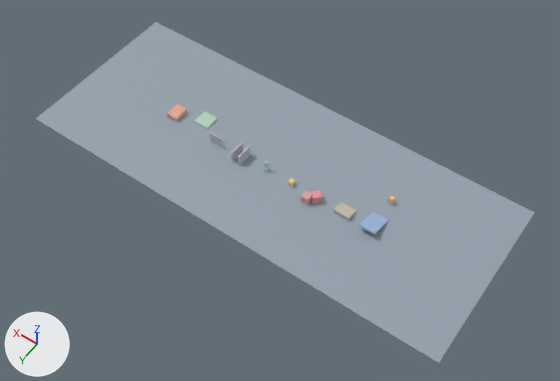
Before and after pictures for a commit that changed the Blender file examples/demo_physics/物理测试场.blend.
Camera for both pictures: a 50 mm lens placed at (-40.5, 93.1, 137.5), pointed at (23.7, 3.3, -3.6). The lights are fixed; the arrows at lower left show +X, +Y and +Z. The picture after the commit comes second.

In view in the first picture: '地面' and 12 more.
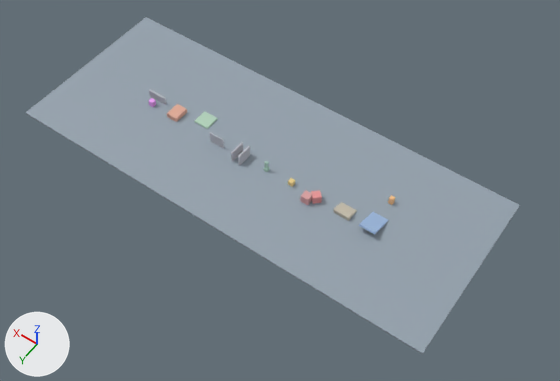
The change, as JSON lines over the scene's bpy script:
```json
{"op": "add", "block": "mat_追踪者_材质", "code": ["mat_追踪者_材质 = principled_material('追踪者_材质')", "mat_追踪者_材质.base_color = (0.85, 0.35, 0.9)  # pink #eda0f3"]}
{"op": "add", "block": "mat_导航墙_材质", "code": ["mat_导航墙_材质 = principled_material('导航墙_材质')", "mat_导航墙_材质.base_color = (0.5, 0.5, 0.55)  # light grey #bcbcc4"]}
{"op": "add", "block": "me_cube_016", "code": ["me_cube_016 = bpy.data.meshes.new('Cube.016')", "me_cube_016.from_pydata(...)  # a box spanning x -0.6..0.6, y -0.6..0.6, z -0.8..0.8", "me_cube_016.materials.append(mat_追踪者_材质)  # pink #eda0f3"]}
{"op": "add", "block": "me_cube_015_1", "code": ["me_cube_015_1 = bpy.data.meshes.new('Cube.015')", "me_cube_015_1.from_pydata(...)  # a box spanning x -2.5..2.5, y -0.25..0.25, z -1.1..1.1", "me_cube_015_1.materials.append(mat_导航墙_材质)  # light grey #bcbcc4"]}
{"op": "set", "path": "ob_地面.location", "old": "(28.0, 0.0, -0.2)", "new": "(31.5, 0.0, -0.2)"}
{"op": "add", "block": "ob_追踪者", "code": ["ob_追踪者 = bpy.data.objects.new('追踪者', me_cube_016)", "ob_追踪者.location = (63.0, 2.0, 0.8)"]}
{"op": "add", "block": "ob_导航墙", "code": ["ob_导航墙 = bpy.data.objects.new('导航墙', me_cube_015_1)", "ob_导航墙.location = (63.0, 0.0, 1.1)"]}
```

Location of each change, [x1, y1, x2, y2] in pixels of the pictures (560 x 381 px):
```json
{"object": "地面", "change": "moved", "before": [36, 22, 535, 364], "after": [26, 17, 520, 354]}
{"object": "导航墙", "change": "added", "after": [149, 89, 166, 105]}
{"object": "追踪者", "change": "added", "after": [149, 98, 156, 107]}
```
